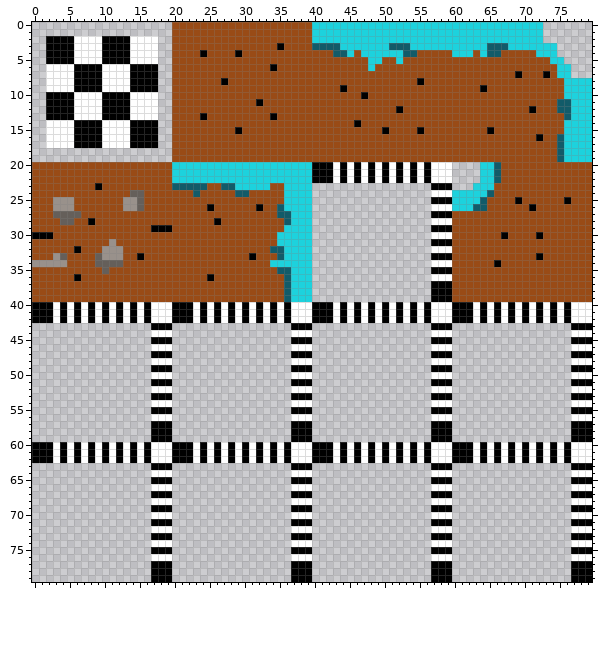
Two states of a sprite sheet, Up Unwell/tilesets/Basic_ground_Tile/output_tileset.png. Above, as it was before the edit.
The file is 80x80 pixels.
The result:
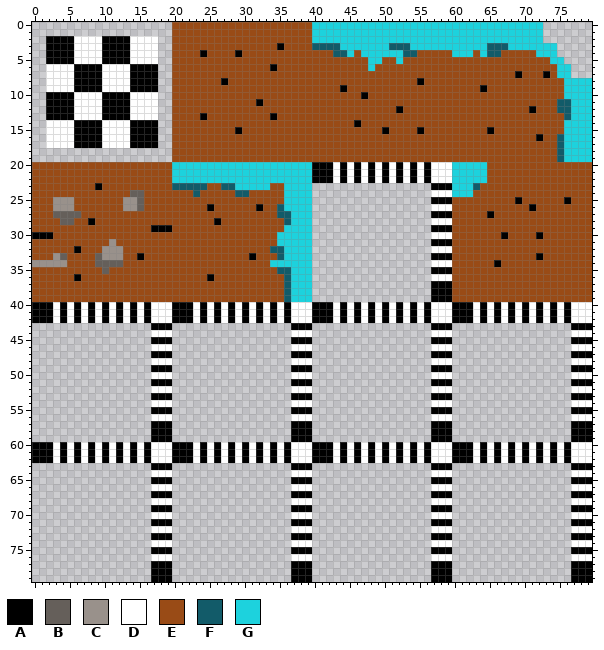
Palette (. is transparent): A #000000  B #655f5a  C #99918b  D #ffffff  E #994b16  F #125b69  G #1dd2dd
Difference:
@@ x 58..68 @@
 19 EEEEEEEEEEE
-20 DD....GGFEE
-21 DD....GGFEE
-22 DD....GGFEE
-23 AA...GGGEEE
-24 DDGGGGGFEEE
-25 AAGGGGFEEEE
-26 DDGGGFFEEEE
-27 AAEEEEEEEEE
+20 DDGGGGGEEEE
+21 DDGGGGGEEEE
+22 DDGGGGGEEEE
+23 AAGGGFEEEEE
+24 DDGGGEEEEEE
+25 AAEEEEEEEEE
+26 DDEEEEEEEEE
+27 AAEEEEEAEEE
 28 DDEEEEEEEEE
Changed places in both pictures, as pixel boxes (x1, y1, x2, y2):
changed: (452, 162, 501, 218)
